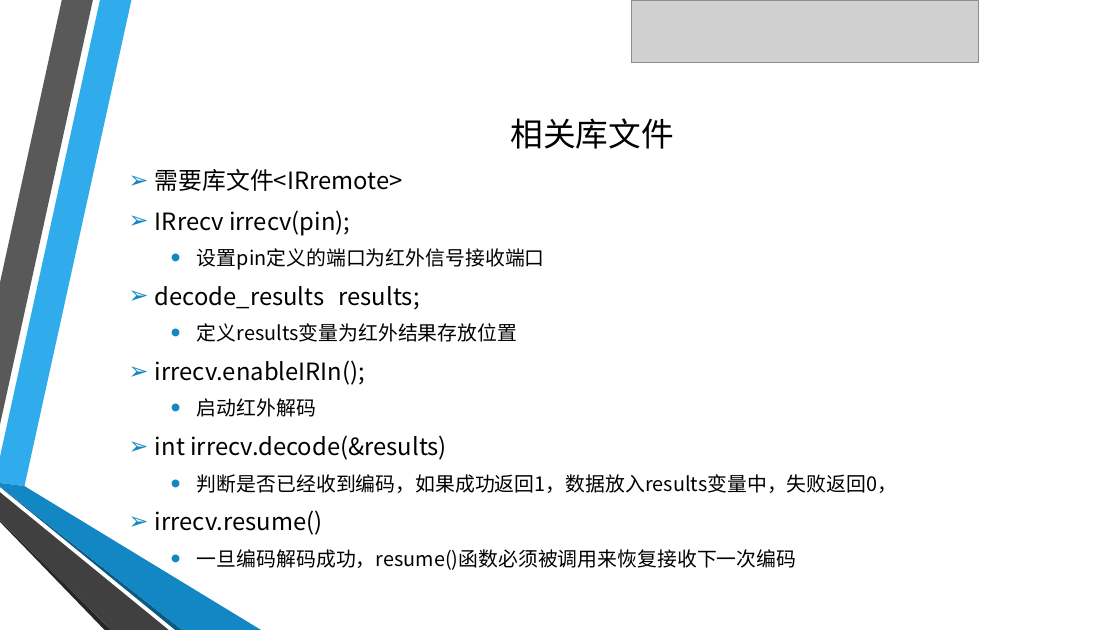
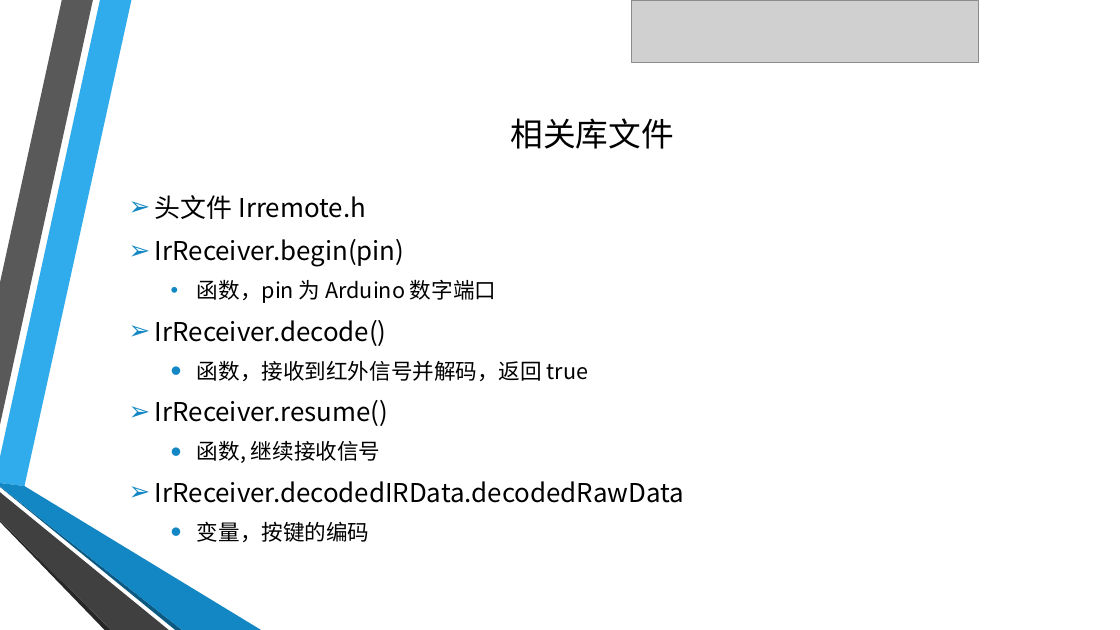
Before and after one commit to coco-hkk/arduino-courses, a slide deck: slide 5 of 课程/Lesson6/课件/Lesson6.pptx. Drawn at 1120x630 pixels with LibreOffice and Linux fonts; fonts in the diff are those of the drawing; grey boxes stand for pictures; background and template pictures are left out. Boxes give left, top, right and bottom in pixels: in the first picture for what was removed or moved away, otherwise in the second. Text is boxed around its words. In the diff, an @@ line names an element or a change of style, - is before the commit and + after.

```diff
--- a/课程/Lesson6/课件/Lesson6.pptx
+++ b/课程/Lesson6/课件/Lesson6.pptx
@@ text at box(155, 195, 684, 542): text changed; size 17 to 22.2 pt @@
-➢ 需要库文件<IRremote>
-➢ IRrecv irrecv(pin);
-  • 设置pin定义的端口为红外信号接收端口
-➢ decode_results results;
-  • 定义results变量为红外结果存放位置
-➢ irrecv.enableIRIn();
-  • 启动红外解码
-➢ int irrecv.decode(&results)
-  • 判断是否已经收到编码，如果成功返回1，数据放入results变量中，失败返回0，
-➢ irrecv.resume()
-  • 一旦编码解码成功，resume()函数必须被调用来恢复接收下一次编码
+➢ 头文件 Irremote.h
+➢ IrReceiver.begin(pin)
+  • 函数，pin 为 Arduino 数字端口
+➢ IrReceiver.decode()
+  • 函数，接收到红外信号并解码，返回 true
+➢ IrReceiver.resume()
+  • 函数, 继续接收信号
+➢ IrReceiver.decodedIRData.decodedRawData
+  • 变量，按键的编码
```
Also in this commit, not shown: 1 other slide changed, 19 other files.
